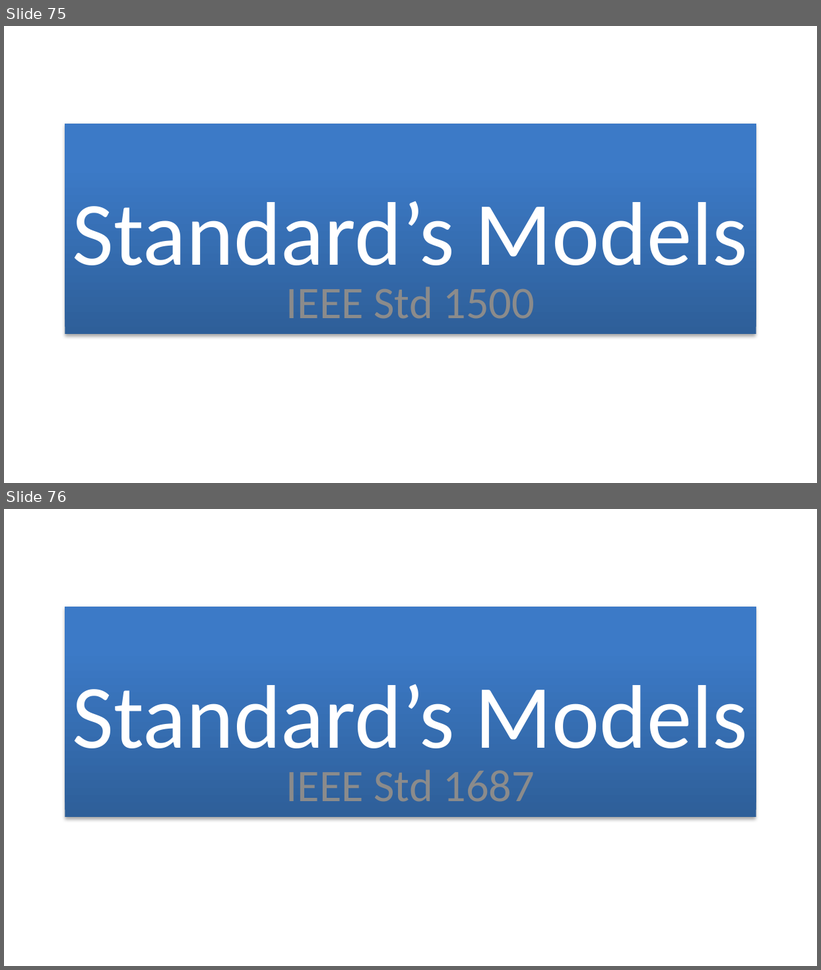
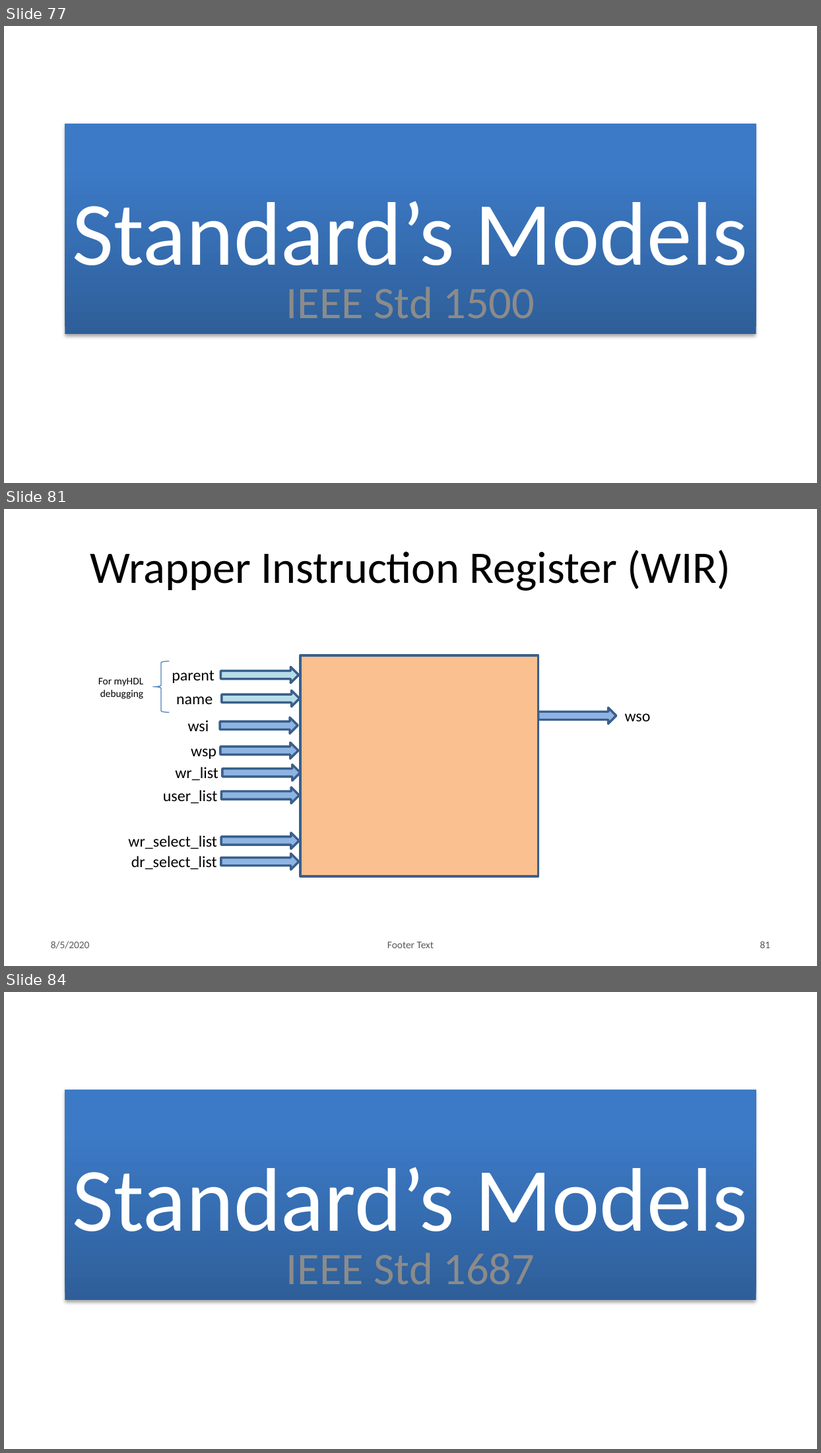
Before and after one commit to bradfordvt/P2654Simulations, a slide deck: docs/HLD.pptx. Shown one above the other, each under a label of ours: slides 75 and 76 before the commit, slides 77, 81 and 84 after it; the slides between them are not shown. The pictures are 821x970 and 821x1453 pixels, drawn with LibreOffice and Linux fonts; fonts in the diff are those of the drawing; background and template pictures are left out. Boxes give left, top, right and bottom in pixels: in the first picture for what was removed or moved away, otherwise in the second. Text is boxed around its words. In the diff, an @@ line names an element or a change of style, - is before the commit and + after.

```diff
--- a/docs/HLD.pptx
+++ b/docs/HLD.pptx
@@ slide 81 added at [4, 509, 817, 966], background #FFFFFF @@
@@ title added at [90, 550, 731, 591], 40 pt, text #000000 @@
+Wrapper Instruction Register (WIR)
@@ right arrow added at [220, 743, 298, 758], fill #8EB4E3, outline #3A5F8C 2 pt @@
@@ text added at [191, 749, 217, 759], 14 pt, text #000000 @@
+wsp
@@ group added at [98, 656, 651, 877]: 6 texts, 5 right arrows, 1 rectangle, 1 left brace @@
+parent
+name
+For myHDL debugging
+wsi
+wso
+wr_list
@@ text added at [163, 790, 217, 804], 14 pt, text #000000 @@
+user_list
@@ right arrow added at [221, 787, 299, 803], fill #8EB4E3, outline #3A5F8C 2 pt @@
@@ text added at [128, 836, 217, 850], 14 pt, text #000000 @@
+wr_select_list
@@ right arrow added at [221, 832, 299, 849], fill #8EB4E3, outline #3A5F8C 2 pt @@
@@ text added at [131, 856, 217, 870], 14 pt, text #000000 @@
+dr_select_list
@@ right arrow added at [221, 854, 299, 870], fill #8EB4E3, outline #3A5F8C 2 pt @@
@@ text added at [51, 941, 90, 949], 9 pt, text #595959 @@
+8/5/2020
@@ text added at [387, 942, 434, 949], 9 pt, text #595959 @@
+Footer Text
@@ page number added at [760, 941, 771, 949], 9 pt, text #595959 @@
+81
@@ what was slide 75 is now slide 77 @@
@@ what was slide 76 is now slide 84 @@
```
Also in this commit, not shown: 62 slides changed, 9 other slides added.
